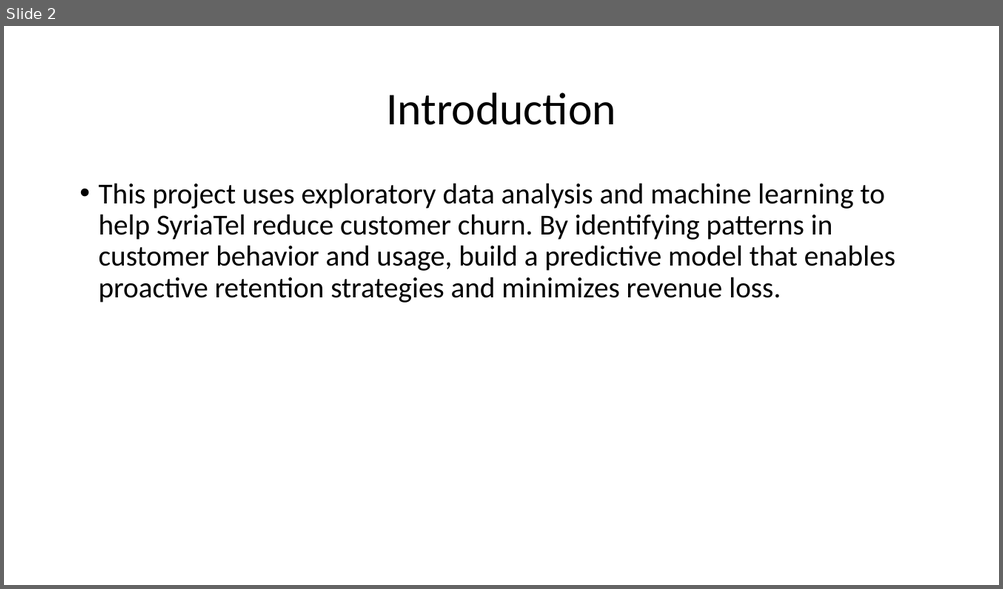
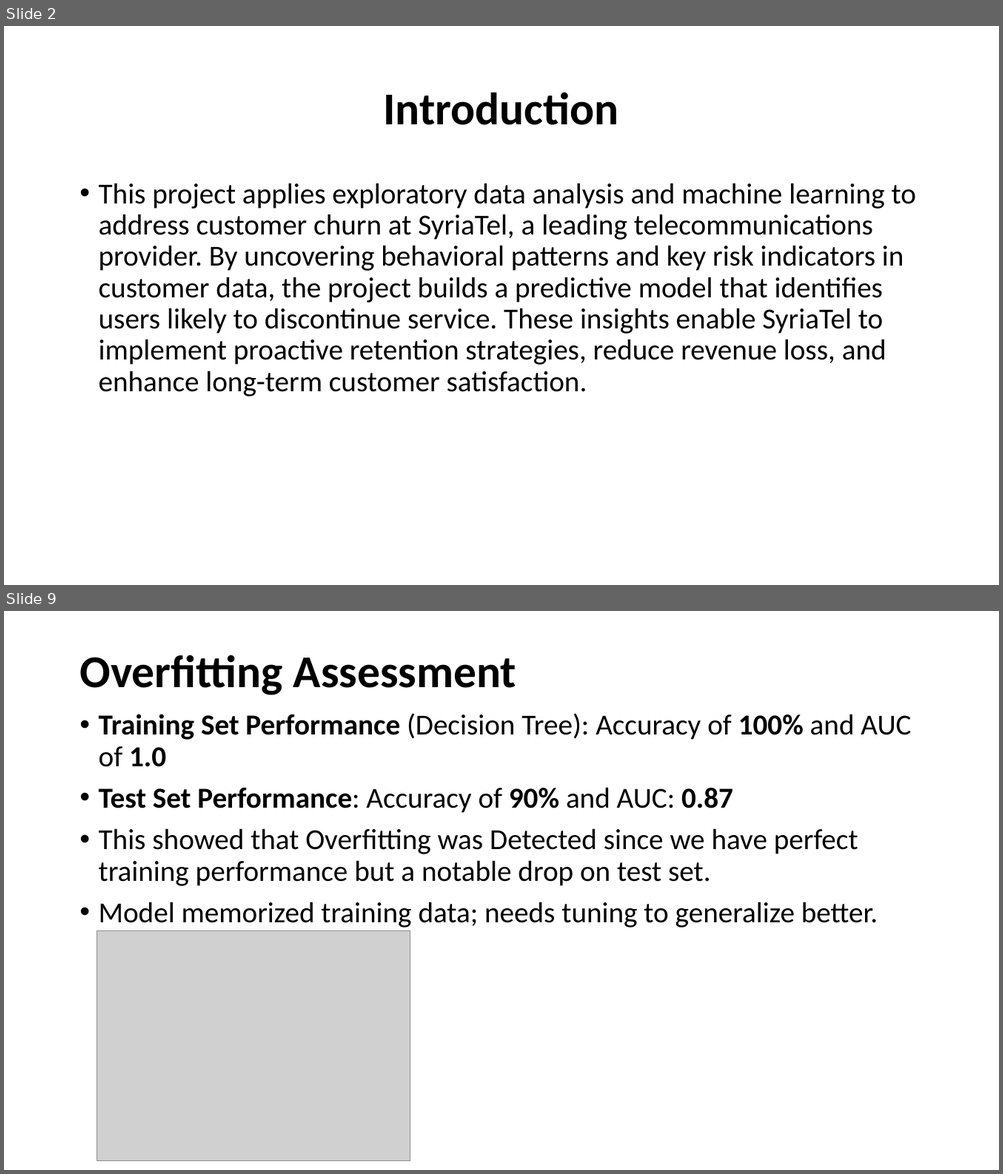
Before and after one commit to Dantonkip/Phase_3-project, a slide deck: Powepoint.pptx. Shown one above the other, each under a label of ours: slide 2 before the commit, slides 2 and 9 after it; the slides between them are not shown. The pictures are 1003x589 and 1003x1174 pixels, drawn with LibreOffice and Linux fonts; fonts in the diff are those of the drawing; grey boxes stand for pictures; background and template pictures are left out. Boxes give left, top, right and bottom in pixels: in the first picture for what was removed or moved away, otherwise in the second. Text is boxed around its words. In the diff, an @@ line names an element or a change of style, - is before the commit and + after.

```diff
--- a/Powepoint.pptx
+++ b/Powepoint.pptx
@@ slide 9 added at [4,611,999,1170], background picture (left out) @@
@@ title added at [79,655,516,695], 44 pt, text #000000, bold @@
+Overfitting Assessment
@@ text added at [99,713,910,928], 28 pt, text #000000 @@
+• Training Set Performance (Decision Tree): Accuracy of 100% and AUC of 1.0
+• Test Set Performance: Accuracy of 90% and AUC: 0.87
+• This showed that Overfitting was Detected since we have perfect training performance but a notable drop on test set.
+• Model memorized training data; needs tuning to generalize better.
@@ picture added at [96,931,410,1162] @@
@@ slide 2 changed as well @@
@@ title "Introduction" at [383,92,618,125]: bold on @@
@@ text at [99,183,916,397]: text changed @@
-• This project uses exploratory data analysis and machine learning to help SyriaTel reduce customer churn. By identifying patterns in customer behavior and usage, build a predictive model that enables proactive retention strategies and minimizes revenue loss.
+• This project applies exploratory data analysis and machine learning to address customer churn at SyriaTel, a leading telecommunications provider. By uncovering behavioral patterns and key risk indicators in customer data, the project builds a predictive model that identifies users likely to discontinue service. These insights enable SyriaTel to implement proactive retention strategies, reduce revenue loss, and enhance long-term customer satisfaction.
```
Also in this commit, not shown: 1 other slide changed, 10 other slides added, 1 slide removed, 1 other file.
